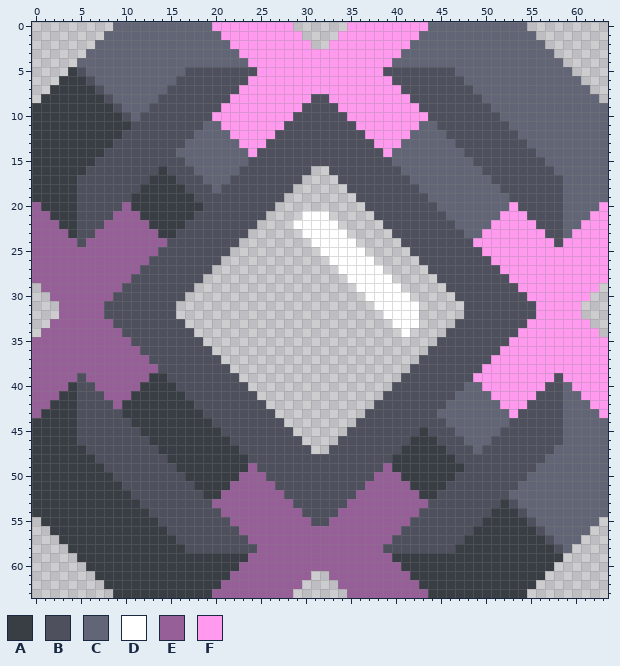
Two versions of one pixel-art sprite, sprites/blocks/production/sodium-soaker.png. This is how it looked before the edit.
The file is 64x64 pixels.
Palette (. is transparent): A #393d44  B #4e515d  C #626575  D #ffffff  E #975f97  F #ff9aef
Pixels before, first column x 0:
 0 .........CCCCCCCCCCCFFFFFFFFF......FFFFFFFFFCCCCCCCCCCC.........
 1 ........CCCCCCCCCCCCCFFFFFFFFF....FFFFFFFFFCCCCCCCCCCCCC........
 2 .......CCCCCCCCCCCCCCCFFFFFFFFF..FFFFFFFFFCCCCCCCCCCCCCCC.......
 3 ......CCCCCCCCCCCCCCCCCFFFFFFFFFFFFFFFFFFCCCCCCCCCCCCCCCCC......
 4 .....CCCCCCCCCCCCCCCCCCCFFFFFFFFFFFFFFFFCCCCCCCCCCCCCCCCCCC.....
 5 ....ABCCCCCCCCCCCBBBBBBBBFFFFFFFFFFFFFFBBBBBBBBCCCCCCCCCCCCC....
 6 ...AAABCCCCCCCCCBBBBBBBBFFFFFFFFFFFFFFFFBBBBBBBBCCCCCCCCCCCCC...
 7 ..AAAAABCCCCCCCBBBBBBBBFFFFFFFFFFFFFFFFFFBBBBBBBBCCCCCCCCCCCCC..
 8 .AAAAAAABCCCCCBBBBBBBBFFFFFFFFFBBFFFFFFFFFBBBBBBBBCCCCCCCCCCCCC.
 9 AAAAAAAAABCCCBBBBBBBBFFFFFFFFFBBBBFFFFFFFFFBBBBBBBBCCCCCCCCCCCCC
10 AAAAAAAAAABCBBBBBBBBFFFFFFFFFBBBBBBFFFFFFFFFBBBBBBBBCCCCCCCCCCCC
11 AAAAAAAAAAABBBBBBBBCCFFFFFFFBBBBBBBBFFFFFFFCCBBBBBBBBCCCCCCCCCCC
12 AAAAAAAAAABBBBBBBBCCCCFFFFFBBBBBBBBBBFFFFFCCCCBBBBBBBBCCCCCCCCCC
13 AAAAAAAAABBBBBBBBCCCCCCFFFBBBBBBBBBBBBFFFCCCCCCBBBBBBBBCCCCCCCCC
14 AAAAAAAABBBBBBBBCCCCCCCCFBBBBBBBBBBBBBBFCCCCCCCCBBBBBBBBCCCCCCCC
15 AAAAAAABBBBBBBBBBCCCCCCCBBBBBBBBBBBBBBBBCCCCCCCCCBBBBBBBBCCCCCCC
16 AAAAAABBBBBBBBABBBCCCCCBBBBBBBB..BBBBBBBBCCCCCCCCCBBBBBBBBCCCCCC
17 AAAAABBBBBBBBAAABBBCCCBBBBBBBB....BBBBBBBBCCCCCCCCCBBBBBBBBCCCCC
18 AAAAABBBBBBBAAAAABBBCBBBBBBBB......BBBBBBBBCCCCCCCCCBBBBBBBCCCCC
19 AAAAABBBBBBAAAAAAABBBBBBBBBB........BBBBBBBBCCCCCCCCCBBBBBBCCCCC
20 EAAAABBBBBEAAAAAAAABBBBBBBB..........BBBBBBBBCCCCCCCCFBBBBBCCCCF
21 EEAAABBBBEEEAAAAAABBBBBBBB....DDD.....BBBBBBBBCCCCCCFFFBBBBCCCFF
22 EEEAABBBEEEEEAAAABBBBBBBB....DDDDD.....BBBBBBBBCCCCFFFFFBBBCCFFF
23 EEEEABBEEEEEEEAABBBBBBBB......DDDDD.....BBBBBBBBCCFFFFFFFBBCFFFF
24 EEEEEBEEEEEEEEEBBBBBBBB........DDDDD.....BBBBBBBBFFFFFFFFFBFFFFF
25 EEEEEEEEEEEEEEBBBBBBBB..........DDDDD.....BBBBBBBBFFFFFFFFFFFFFF
26 EEEEEEEEEEEEEBBBBBBBB............DDDDD.....BBBBBBBBFFFFFFFFFFFFF
27 EEEEEEEEEEEEBBBBBBBB..............DDDDD.....BBBBBBBBFFFFFFFFFFFF
28 EEEEEEEEEEEBBBBBBBB................DDDDD.....BBBBBBBBFFFFFFFFFFF
29 .EEEEEEEEEBBBBBBBB..................DDDDD.....BBBBBBBBFFFFFFFFF.
30 ..EEEEEEEBBBBBBBB....................DDDDD.....BBBBBBBBFFFFFFF..
31 ...EEEEEBBBBBBBB......................DDDDD.....BBBBBBBBFFFFF...
32 ...EEEEEBBBBBBBB.......................DDDD.....BBBBBBBBFFFFF...
33 ..EEEEEEEBBBBBBBB.......................DDD....BBBBBBBBFFFFFFF..
34 .EEEEEEEEEBBBBBBBB.......................D....BBBBBBBBFFFFFFFFF.
35 EEEEEEEEEEEBBBBBBBB..........................BBBBBBBBFFFFFFFFFFF
36 EEEEEEEEEEEEBBBBBBBB........................BBBBBBBBFFFFFFFFFFFF
37 EEEEEEEEEEEEEBBBBBBBB......................BBBBBBBBFFFFFFFFFFFFF
38 EEEEEEEEEEEEEEBBBBBBBB....................BBBBBBBBFFFFFFFFFFFFFF
39 EEEEEBEEEEEEEAABBBBBBBB..................BBBBBBBBFFFFFFFFFBFFFFF
40 EEEEABBEEEEEAAAABBBBBBBB................BBBBBBBBCCFFFFFFFBBCFFFF
41 EEEAABBBEEEAAAAAABBBBBBBB..............BBBBBBBBCCCCFFFFFBBBCCFFF
42 EEAAABBBBEAAAAAAAABBBBBBBB............BBBBBBBBCCCCCCFFFBBBBCCCFF
43 EAAAABBBBBAAAAAAAAABBBBBBBB..........BBBBBBBBCCCCCCCCFBBBBBCCCCF
44 AAAAABBBBBBAAAAAAAAABBBBBBBB........BBBBBBBBBBCCCCCCCBBBBBBCCCCC
45 AAAAABBBBBBBAAAAAAAAABBBBBBBB......BBBBBBBBABBBCCCCCBBBBBBBCCCCC
46 AAAAABBBBBBBBAAAAAAAAABBBBBBBB....BBBBBBBBAAABBBCCCBBBBBBBBCCCCC
47 AAAAAABBBBBBBBAAAAAAAAABBBBBBBB..BBBBBBBBAAAAABBBCBBBBBBBBCCCCCC
48 AAAAAAABBBBBBBBAAAAAAAAABBBBBBBBBBBBBBBBAAAAAAABBBBBBBBBBCCCCCCC
49 AAAAAAAABBBBBBBBAAAAAAAAEBBBBBBBBBBBBBBEAAAAAAAABBBBBBBBCCCCCCCC
50 AAAAAAAAABBBBBBBBAAAAAAEEEBBBBBBBBBBBBEEEAAAAAABBBBBBBBCCCCCCCCC
51 AAAAAAAAAABBBBBBBBAAAAEEEEEBBBBBBBBBBEEEEEAAAABBBBBBBBCCCCCCCCCC
52 AAAAAAAAAAABBBBBBBBAAEEEEEEEBBBBBBBBEEEEEEEAABBBBBBBBCCCCCCCCCCC
53 AAAAAAAAAAAABBBBBBBBEEEEEEEEEBBBBBBEEEEEEEEEBBBBBBBBABCCCCCCCCCC
54 AAAAAAAAAAAAABBBBBBBBEEEEEEEEEBBBBEEEEEEEEEBBBBBBBBAAABCCCCCCCCC
55 .AAAAAAAAAAAAABBBBBBBBEEEEEEEEEBBEEEEEEEEEBBBBBBBBAAAAABCCCCCCC.
56 ..AAAAAAAAAAAAABBBBBBBBEEEEEEEEEEEEEEEEEEBBBBBBBBAAAAAAABCCCCC..
57 ...AAAAAAAAAAAAABBBBBBBBEEEEEEEEEEEEEEEEBBBBBBBBAAAAAAAAABCCC...
58 ....AAAAAAAAAAAAABBBBBBBBEEEEEEEEEEEEEEBBBBBBBBAAAAAAAAAAABC....
59 .....AAAAAAAAAAAAAAAAAAAEEEEEEEEEEEEEEEEAAAAAAAAAAAAAAAAAAA.....
60 ......AAAAAAAAAAAAAAAAAEEEEEEEEEEEEEEEEEEAAAAAAAAAAAAAAAAA......
61 .......AAAAAAAAAAAAAAAEEEEEEEEE..EEEEEEEEEAAAAAAAAAAAAAAA.......
62 ........AAAAAAAAAAAAAEEEEEEEEE....EEEEEEEEEAAAAAAAAAAAAA........
63 .........AAAAAAAAAAAEEEEEEEEE......EEEEEEEEEAAAAAAAAAAA.........
Once edited:
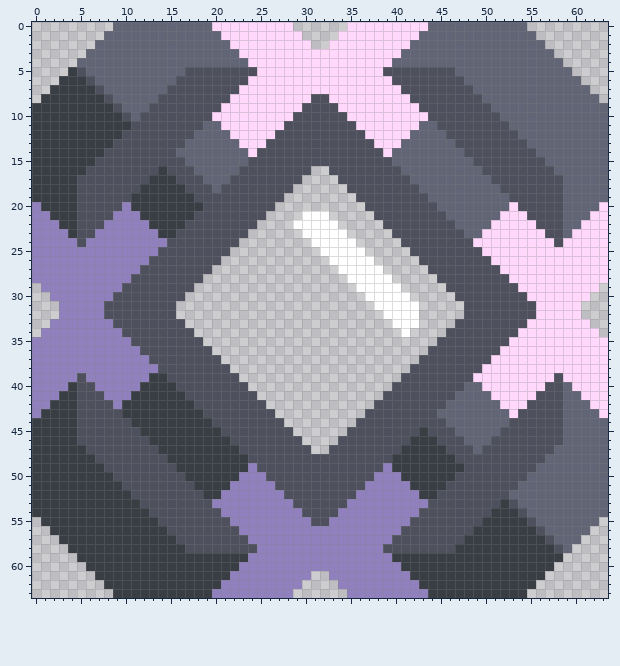
Diff:
{"colour":"E","old":"#975f97","new":"#9081be"}
{"colour":"F","old":"#ff9aef","new":"#ffd8fc"}
